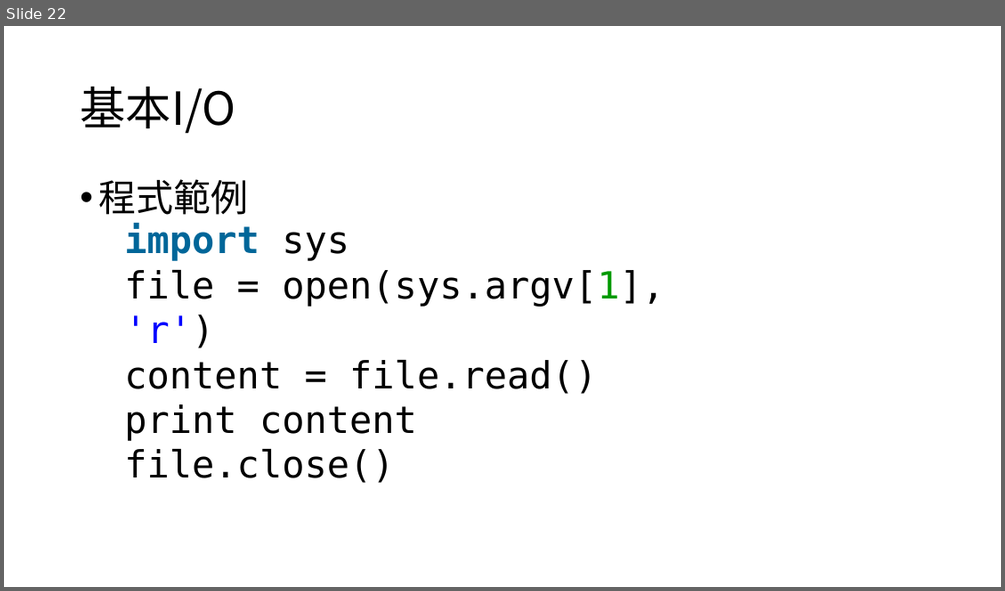
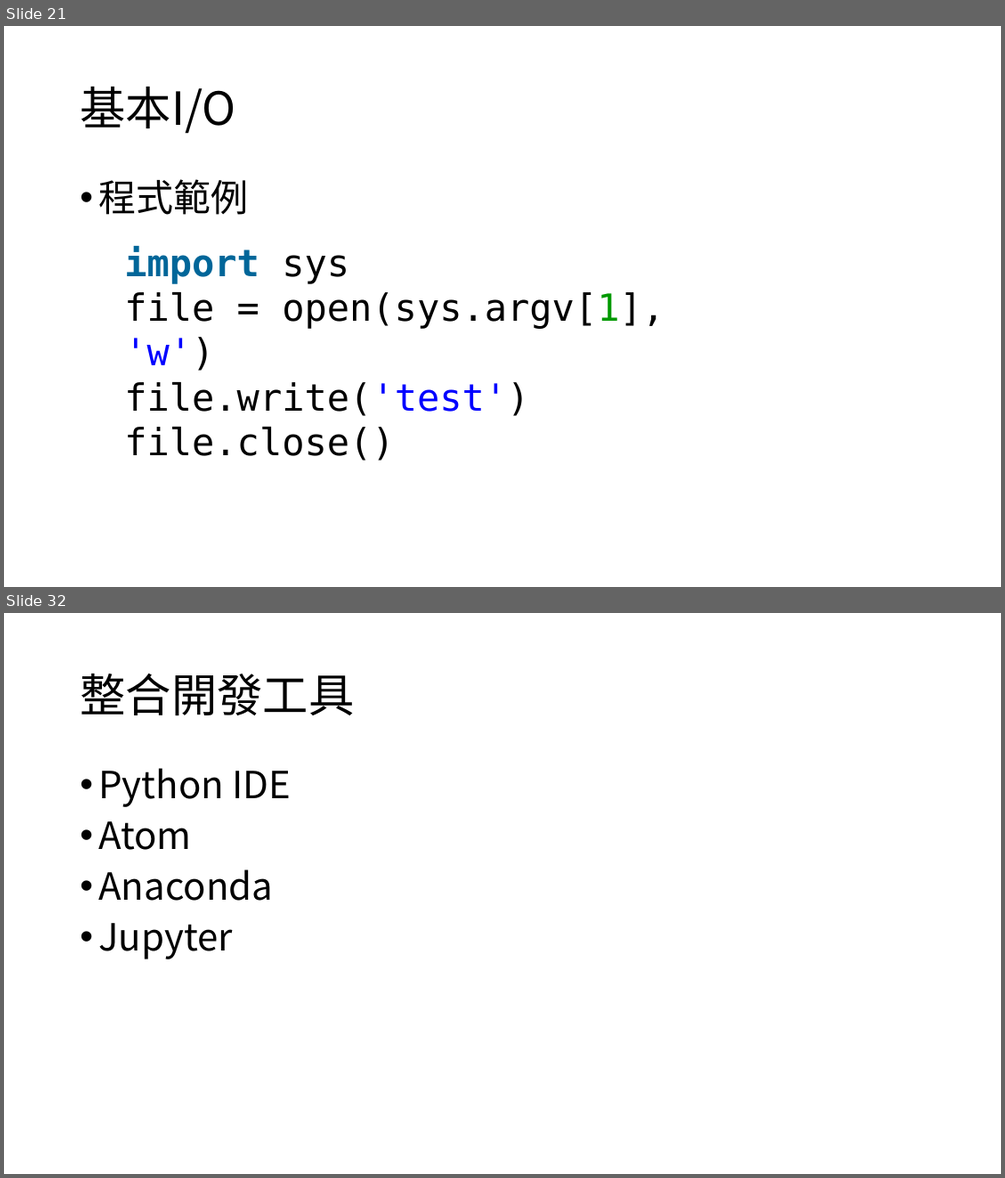
Before and after one commit to timmy61109/Python-Tutorial, a slide deck: Python程式設計入門指南.pptx. Shown one above the other, each under a label of ours: slide 22 before the commit, slides 21 and 32 after it; the slides between them are not shown. The pictures are 1005x591 and 1005x1178 pixels, drawn with LibreOffice and Linux fonts; fonts in the diff are those of the drawing. Boxes give left, top, right and bottom in pixels: in the first picture for what was removed or moved away, otherwise in the second. Text is boxed around its words. In the diff, an @@ line names an element or a change of style, - is before the commit and + after.

```diff
--- a/Python程式設計入門指南.pptx
+++ b/Python程式設計入門指南.pptx
@@ slide 32 added at (4, 613, 1001, 1174), background #FFFFFF @@
@@ title added at (80, 674, 354, 715), 44 pt, text #000000 @@
+整合開發工具
@@ text added at (98, 768, 291, 959), 36 pt, text #000000 @@
+• Python IDE
+• Atom
+• Anaconda
+• Jupyter
@@ what was slide 22 is now slide 21 @@
@@ slide 21 changed as well @@
@@ text "import sys": place and size @@
-text "import sys" at (124, 223, 664, 483)
+text "import sys" at (124, 246, 664, 460)
@@ text at (124, 292, 664, 416): text changed @@
-file = open(sys.argv[1], 'r')
-content = file.read()
-print content
+file = open(sys.argv[1], 'w')
+file.write('test')
```
Also in this commit, not shown: 6 other slides changed, 54 other slides added, 1 slide removed.
